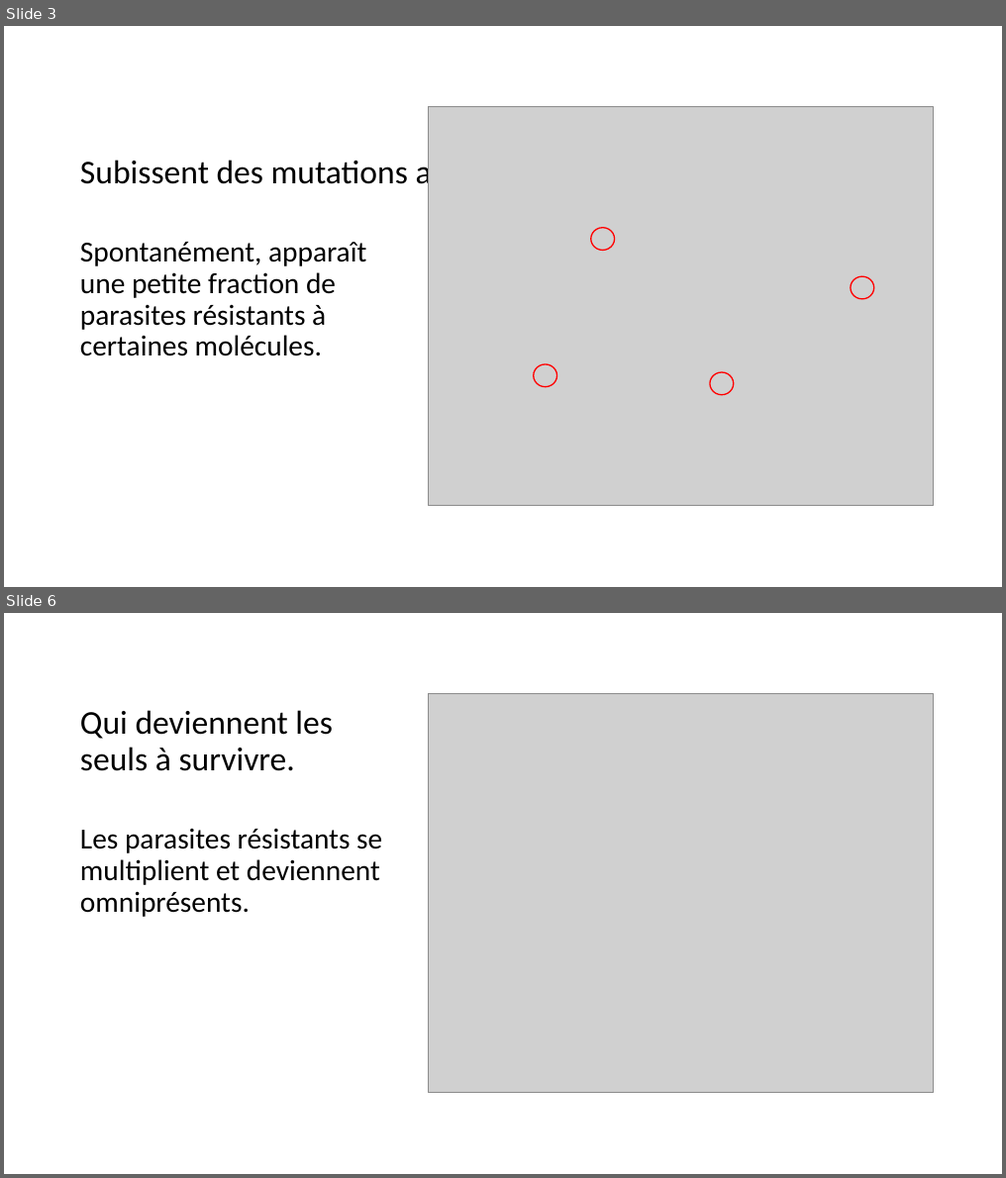
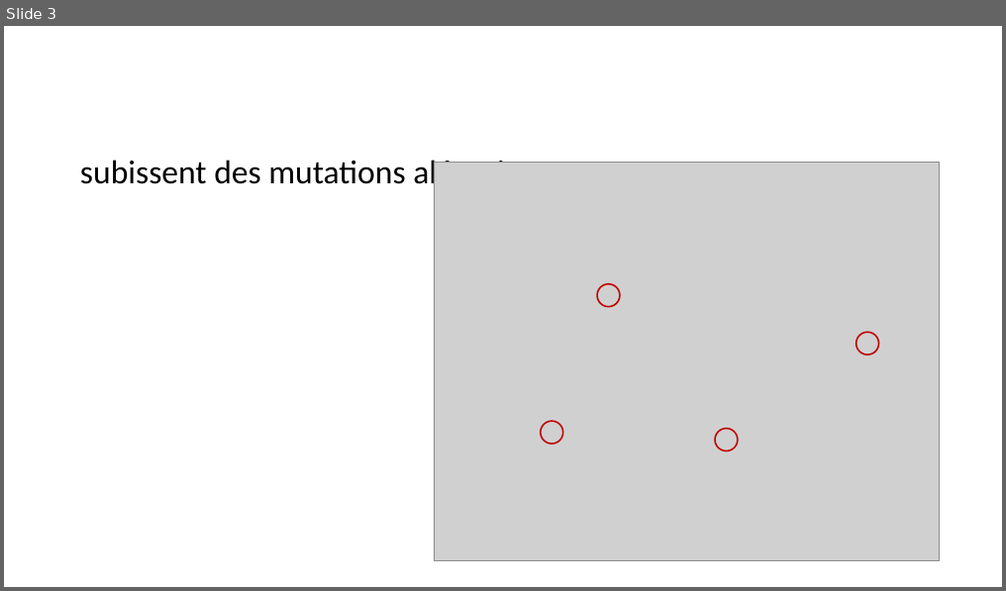
Before and after one commit to michelange2008/parasitlab, a slide deck: storage/app/public/img/resist/Resistance.pptx. Shown one above the other, each under a label of ours: slides 3 and 6 before the commit, slide 3 after it; the slides between them are not shown. The pictures are 1006x1178 and 1006x591 pixels, drawn with LibreOffice and Linux fonts; fonts in the diff are those of the drawing; grey boxes stand for pictures. Boxes give left, top, right and bottom in pixels: in the first picture for what was removed or moved away, otherwise in the second. Text is boxed around its words. In the diff, an @@ line names an element or a change of style, - is before the commit and + after.

```diff
--- a/storage/app/public/img/resist/Resistance.pptx
+++ b/storage/app/public/img/resist/Resistance.pptx
@@ slide 6 removed at <box>4,613,1002,1174</box>, background #FFFFFF @@
@@ picture removed at <box>429,694,934,1093</box> @@
@@ title removed at <box>80,710,333,771</box> @@
-Qui deviennent les seuls à survivre.
@@ text removed at <box>80,829,382,917</box> @@
-Les parasites résistants se multiplient et deviennent omniprésents.
@@ slide 3 changed as well @@
@@ title at <box>80,156,546,191</box>: text changed @@
-Subissent des mutations aléatoires
+subissent des mutations aléatoires
@@ text removed at <box>80,242,366,357</box> @@
-Spontanément, apparaît une petite fraction de parasites résistants à certaines molécules.
@@ ellipse: place and size @@
-ellipse at <box>591,227,615,250</box>
+ellipse at <box>597,284,620,307</box>
@@ 3 ellipses, 1 picture: place and size @@
-3 ellipses, 1 picture at <box>429,107,934,506</box>
+3 ellipses, 1 picture at <box>434,163,939,562</box>
@@ outline #FF0000 1.25 pt to #C00000 1.5 pt in 4 elements at <box>856,332,879,355</box>, <box>715,429,738,452</box>, <box>597,284,620,307</box>, <box>541,421,563,444</box> @@
```
Also in this commit, not shown: 3 other slides changed, 13 slides added, 2 other slides removed, 12 other files.
